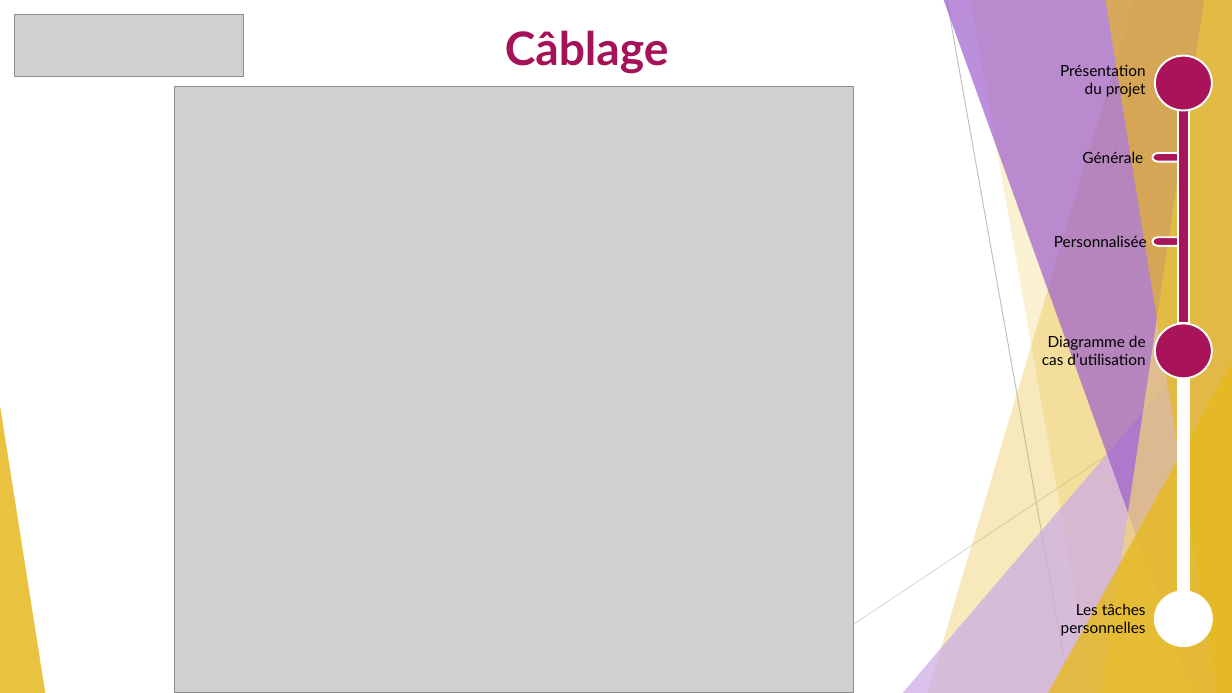
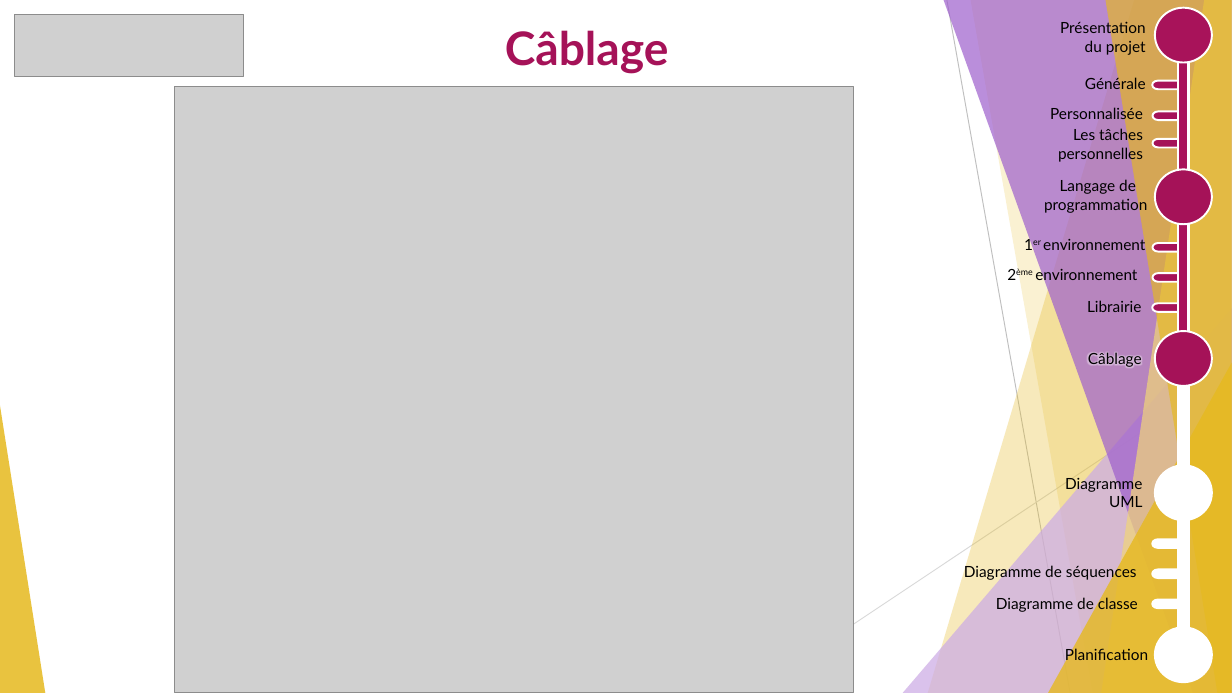
Before and after one commit to GuiguiMvn/Systeme-Escape-Game-Telethon, a slide deck: slide 9 of Guillaume/Documents/Diapo Revues/Revue 2 de projet étudiant 1 Escape Game Téléthon.pptx. Drawn at 1232x693 pixels with LibreOffice and Linux fonts; fonts in the diff are those of the drawing; grey boxes stand for pictures. Boxes give left, top, right and bottom in pixels: in the first picture for what was removed or moved away, otherwise in the second. Text is boxed around its words. In the diff, an @@ line names an element or a change of style, - is before the commit and + after.

```diff
--- a/Guillaume/Documents/Diapo Revues/Revue 2 de projet étudiant 1 Escape Game Téléthon.pptx
+++ b/Guillaume/Documents/Diapo Revues/Revue 2 de projet étudiant 1 Escape Game Téléthon.pptx
@@ text "Présentation du projet": place and size @@
-text "Présentation du projet" at (1060, 62, 1146, 98)
+text "Présentation du projet" at (1060, 20, 1146, 55)
@@ ellipse: place and size @@
-ellipse at (1155, 55, 1213, 110)
+ellipse at (1155, 7, 1213, 62)
@@ rectangle: place and size @@
-rectangle at (1178, 96, 1189, 323)
+rectangle at (1178, 26, 1189, 358)
@@ rectangle: place and size @@
-rectangle at (1178, 76, 1189, 643)
+rectangle at (1178, 43, 1189, 643)
@@ text "Générale": place and size @@
-text "Générale" at (1082, 149, 1143, 166)
+text "Générale" at (1085, 75, 1146, 92)
@@ pill shape: place and size @@
-pill shape at (1153, 153, 1189, 162)
+pill shape at (1153, 80, 1189, 89)
@@ text "Personnalisée": place and size @@
-text "Personnalisée" at (1054, 233, 1147, 250)
+text "Personnalisée" at (1050, 105, 1143, 122)
@@ pill shape added at (1153, 112, 1189, 120), fill #A51258, outline #FFFFFF 1.5 pt @@
@@ text "Les tâches personnelles": place and size @@
-text "Les tâches personnelles" at (1061, 603, 1146, 637)
+text "Les tâches personnelles" at (1058, 127, 1143, 162)
@@ pill shape added at (1153, 139, 1189, 147), fill #A51258, outline #FFFFFF 1.5 pt @@
@@ text added at (1044, 177, 1147, 213), 12 pt, text #000000 @@
+Langage de programmation
@@ ellipse added at (1155, 169, 1213, 224), fill #A51258, outline #FFFFFF 1.5 pt @@
@@ text added at (1043, 236, 1145, 250), 12 pt, text #000000 @@
+1er environnement
@@ text added at (1035, 266, 1137, 283), 12 pt, text #000000 @@
+2ème environnement
@@ pill shape: place and size @@
-pill shape at (1153, 238, 1189, 246)
+pill shape at (1153, 243, 1189, 251)
@@ pill shape at (1153, 243, 1189, 251): fill #A8135A to #A51258 @@
@@ pill shape added at (1153, 274, 1189, 282), fill #A51258, outline #FFFFFF 1.5 pt @@
@@ text added at (1087, 300, 1141, 312), 12 pt, text #000000 @@
+Librairie
@@ pill shape added at (1153, 303, 1189, 311), fill #A51258, outline #FFFFFF 1.5 pt @@
@@ text removed at (1042, 333, 1146, 369) @@
-Diagramme de cas d’utilisation
@@ text added at (1088, 352, 1142, 367), 12 pt, text #000000 @@
+Câblage
@@ ellipse at (1155, 331, 1213, 385): fill #A8135A to #A51258 @@
@@ ellipse: place and size @@
-ellipse at (1155, 323, 1213, 378)
+ellipse at (1155, 331, 1213, 385)
@@ text added at (1065, 475, 1142, 511), 12 pt, text #000000 @@
+Diagramme UML
@@ ellipse added at (1155, 466, 1213, 520), fill #FFFFFF, outline #FFFFFF 1.5 pt @@
@@ text added at (964, 564, 1137, 581), 12 pt, text #000000 @@
+Diagramme de séquences
@@ pill shape added at (1153, 569, 1189, 578), fill #FFFFFF, outline #FFFFFF 1.5 pt @@
@@ pill shape added at (1153, 540, 1189, 548), fill #FFFFFF, outline #FFFFFF 1.5 pt @@
@@ text added at (996, 595, 1138, 612), 12 pt, text #000000 @@
+Diagramme de classe
@@ pill shape added at (1153, 600, 1189, 608), fill #FFFFFF, outline #FFFFFF 1.5 pt @@
@@ ellipse: place and size @@
-ellipse at (1155, 592, 1213, 646)
+ellipse at (1155, 628, 1213, 682)
@@ text added at (1065, 647, 1148, 662), 12 pt, text #000000 @@
+Planification
```
Also in this commit, not shown: 14 other slides changed.
